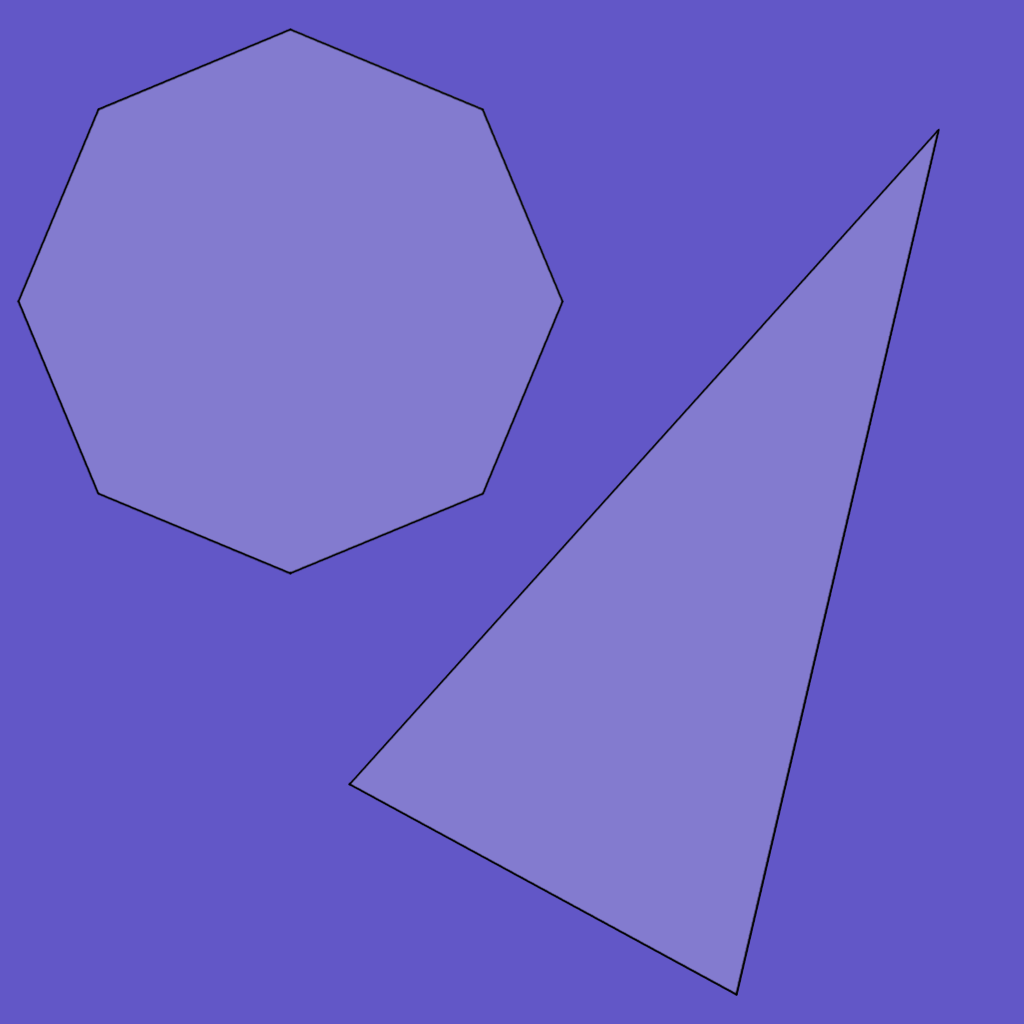
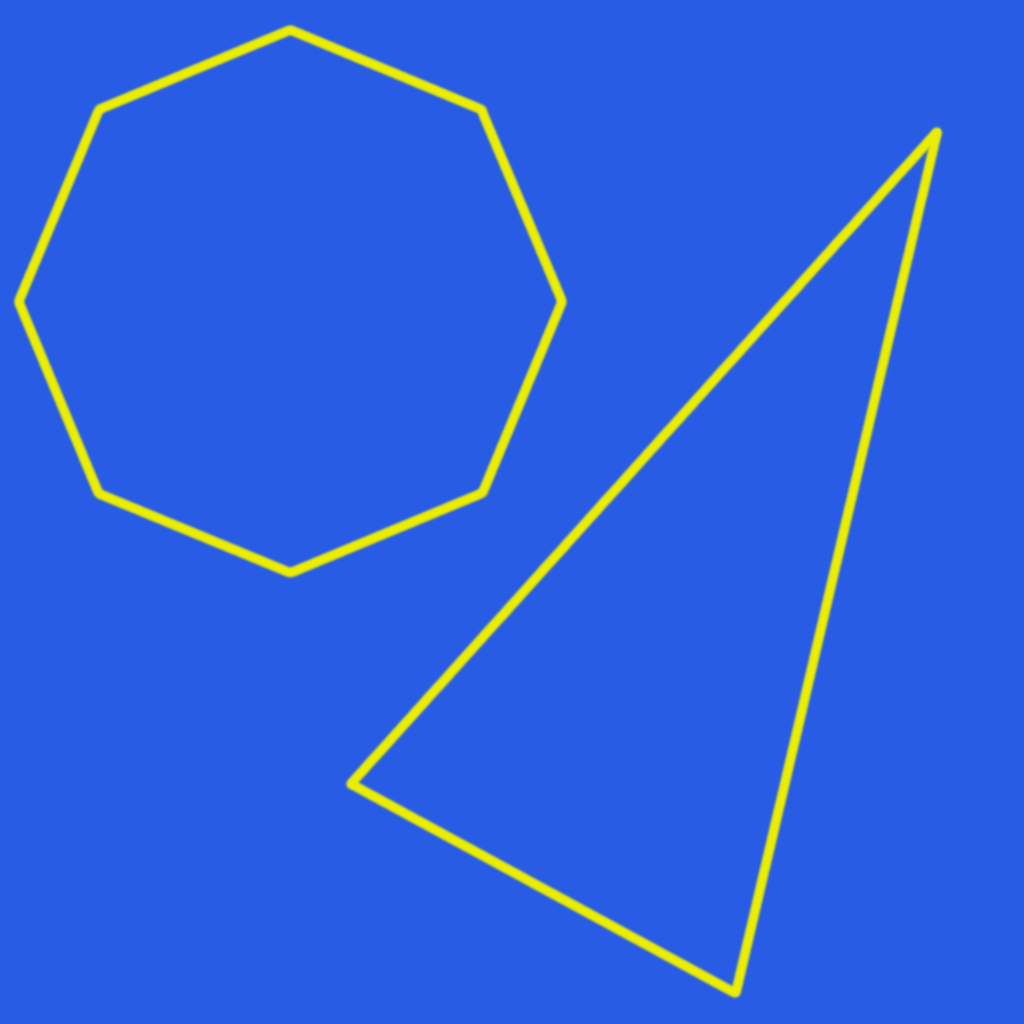
Comparing the layer stacks of the two 1024px x 1024px images. Changes:
painted on "cone.png" over box(12, 23, 945, 1000)
painted on "Layer" over box(0, 0, 1024, 1024)
